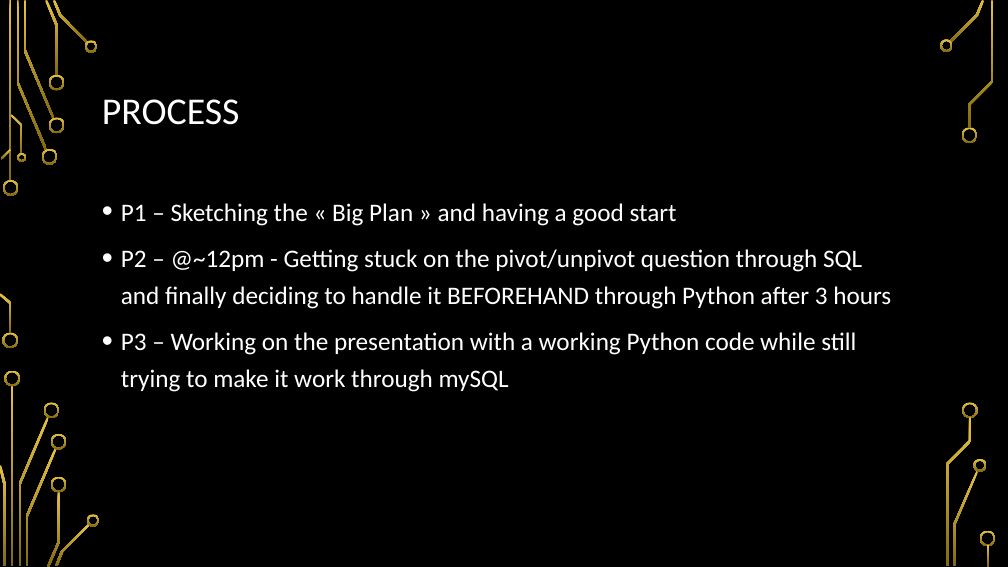
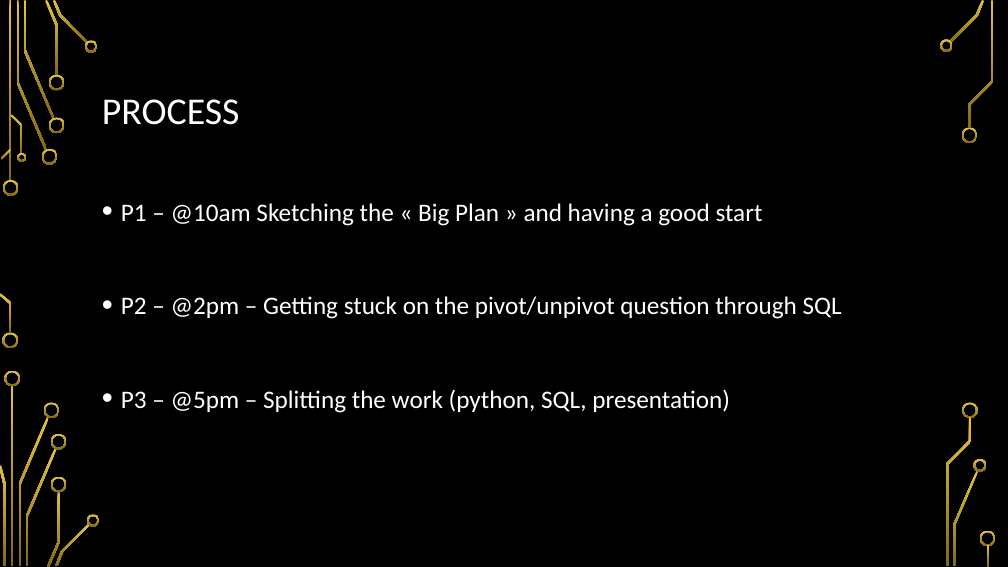
Before and after one commit to louis-md/Composite_indicator, a slide deck: slide 5 of ICHCCI.pptx. Drawn at 1008x567 pixels with LibreOffice and Linux fonts; fonts in the diff are those of the drawing; background and template pictures are left out. Boxes give left, top, right and bottom in pixels: in the first picture for what was removed or moved away, otherwise in the second. Text is boxed around its words. In the diff, an @@ line names an element or a change of style, - is before the commit and + after.

```diff
--- a/ICHCCI.pptx
+++ b/ICHCCI.pptx
@@ text at (x1=121, y1=203, x2=842, y2=413): text changed @@
-• P1 – Sketching the « Big Plan » and having a good start
-• P2 – @~12pm - Getting stuck on the pivot/unpivot question through SQL and finally deciding to handle it BEFOREHAND through Python after 3 hours
-• P3 – Working on the presentation with a working Python code while still trying to make it work through mySQL
+• P1 – @10am Sketching the « Big Plan » and having a good start
+• P2 – @2pm – Getting stuck on the pivot/unpivot question through SQL
+• P3 – @5pm – Splitting the work (python, SQL, presentation)
```
Also in this commit, not shown: 1 other slide changed.
